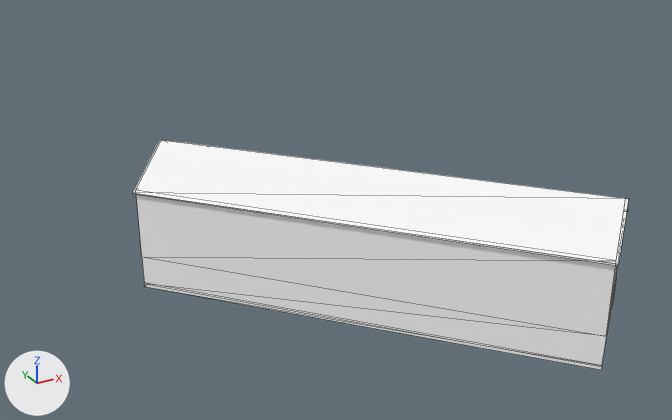
The glTF model cities/arlov-borggatan/pack/tiles/c8_1.glb: old version first, new version second.
One viewpoint serves both versions: a camera (50 mm lens) standing at (461.1, 7.1, 64.0) and looking at (510.9, 97.5, 18.8). Every picture has the same lights, and +X, +Y and +Z are marked at lower left. The first picture is the older version. Mesh edges are drawn as thin lines. Where no turn or scale is listed for an object, it has been applied to the vertices. Vertices at exactly the same position are counted once.

Names of what the first picture shows: 'SM_Building_w36875737'.
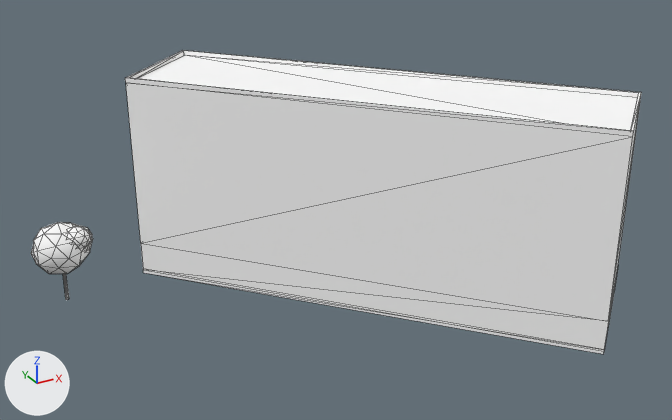
The change, as a list of edits to the scene's bpy script:
```text
Add mat_m_roof_flat_gravel:
    mat_m_roof_flat_gravel = principled_material('M_Roof_Flat_gravel')
    mat_m_roof_flat_gravel.base_color = (1.0, 1.0, 1.0)  # white #ffffff
    mat_m_roof_flat_gravel.roughness = 0.922
Add mat_m_bark_wood:
    mat_m_bark_wood = principled_material('M_Bark_Wood')
    mat_m_bark_wood.base_color = (1.0, 1.0, 1.0)  # white #ffffff
    mat_m_bark_wood.roughness = 0.953
Add mat_m_leaf:
    mat_m_leaf = principled_material('M_Leaf')
    mat_m_leaf.base_color = (1.0, 1.0, 1.0)  # white #ffffff
    mat_m_leaf.roughness = 0.902
Change me_sm_building_w36875737:
    used by ob_sm_building_w36875737; location = (516.76, 98.18, 13.96); scale = (27.4, 27.4, 27.4)
    remove me_sm_building_w36875737.from_pydata(...)  # 34 vertices, 34 faces; spans x -0.93..0.93, y -1.0..1.0, z -0.33..0.33
    add me_sm_building_w36875737.from_pydata(...)  # 32 vertices, 50 faces; spans x -0.93..0.93, y -1.0..1.0, z -0.49..0.49
    me_sm_building_w36875737 part 1: the loose piece of 8 vertices spanning x -0.91..0.91, y -0.98..0.98, z -0.33..-0.31 is scaled about its middle by (1.02, 1.02, 1.06), then moved by (0.0, 0.0, -0.16)
    me_sm_building_w36875737 part 2: the loose piece of 16 vertices spanning x -0.91..0.91, y -0.98..0.98, z -0.32..0.33 is rebuilt with 24 vertices and now spans x -0.93..0.93, y -1.0..1.0, z -0.48..0.49
    me_sm_building_w36875737 part 3: the loose piece of 10 vertices spanning x -0.93..0.93, y -1.0..1.0, z 0.16..0.33 is deleted
    remove me_sm_building_w36875737.materials.append(mat_m_roof_metal_black)  # white #ffffff
    add me_sm_building_w36875737.materials.append(mat_m_roof_flat_gravel)  # white #ffffff
Add me_sm_trees_8_1:
    me_sm_trees_8_1.from_pydata(...)  # 138 vertices, 252 faces; spans x -3.63..3.63, y -3.85..3.85, z -5.25..5.25
    # faces by material slot: [12, 240]
    me_sm_trees_8_1.materials.append(mat_m_bark_wood)  # white #ffffff
    me_sm_trees_8_1.materials.append(mat_m_leaf)  # white #ffffff
Change ob_sm_building_w36875737:
    ob_sm_building_w36875737.location: (516.76, 98.18, 13.96) -> (516.75, 98.17, 20.16)
    ob_sm_building_w36875737.scale: (27.4, 27.4, 27.4) -> (27.0, 27.0, 27.0)
Add ob_sm_trees_8_1:
    ob_sm_trees_8_1 = bpy.data.objects.new('SM_Trees_8_1', me_sm_trees_8_1)
    ob_sm_trees_8_1.location = (481.38, 112.46, 12.47)
```

Location of each change, [x1, y1, x2, y2] in pixels of the pictures (672 x 420 px; the box of a moved part takes in the faces that stretch with it):
'SM_Building_w36875737', reshaped, moved, rescaled (32% taller): before [132, 140, 629, 370]; after [125, 50, 641, 354]
'SM_Trees_8_1', added: after [31, 222, 93, 300]
    faces in mat_m_leaf (white #ffffff): [31, 222, 93, 274]
part 1 of me_sm_building_w36875737, moved or reshaped: before [144, 283, 612, 370]; after [143, 270, 612, 354]
part 2 of me_sm_building_w36875737, rebuilt: before [136, 195, 618, 366]; after [125, 50, 641, 350]
part 3 of me_sm_building_w36875737, deleted: before [132, 140, 629, 266]
